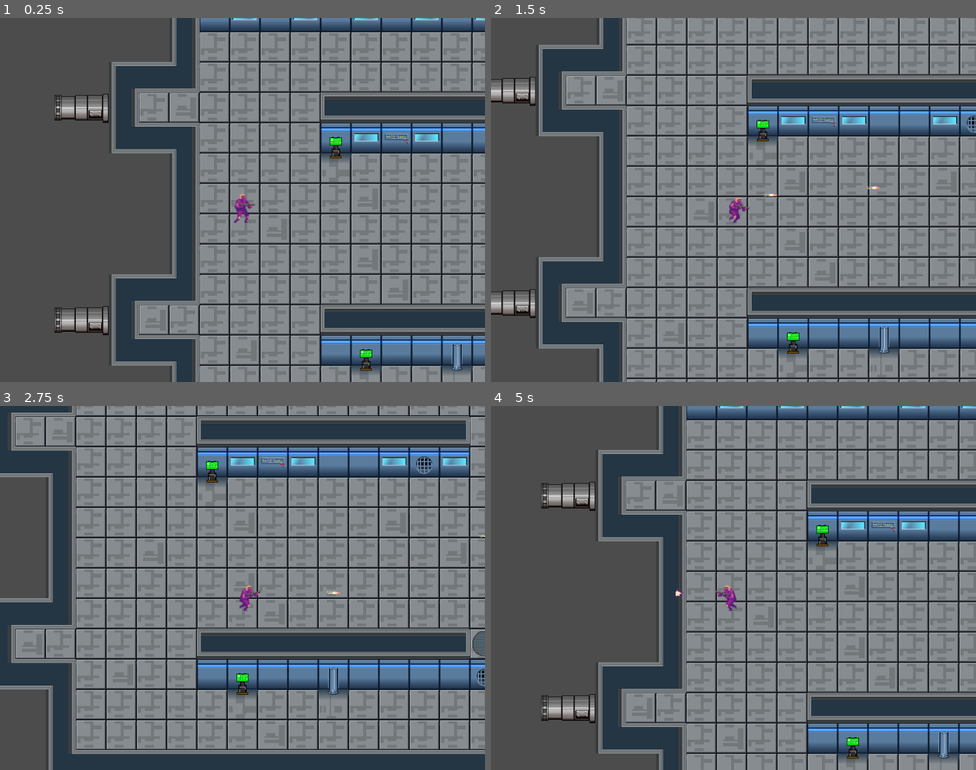
Above: before the commit, frames 1-4 (two rows, left to right).
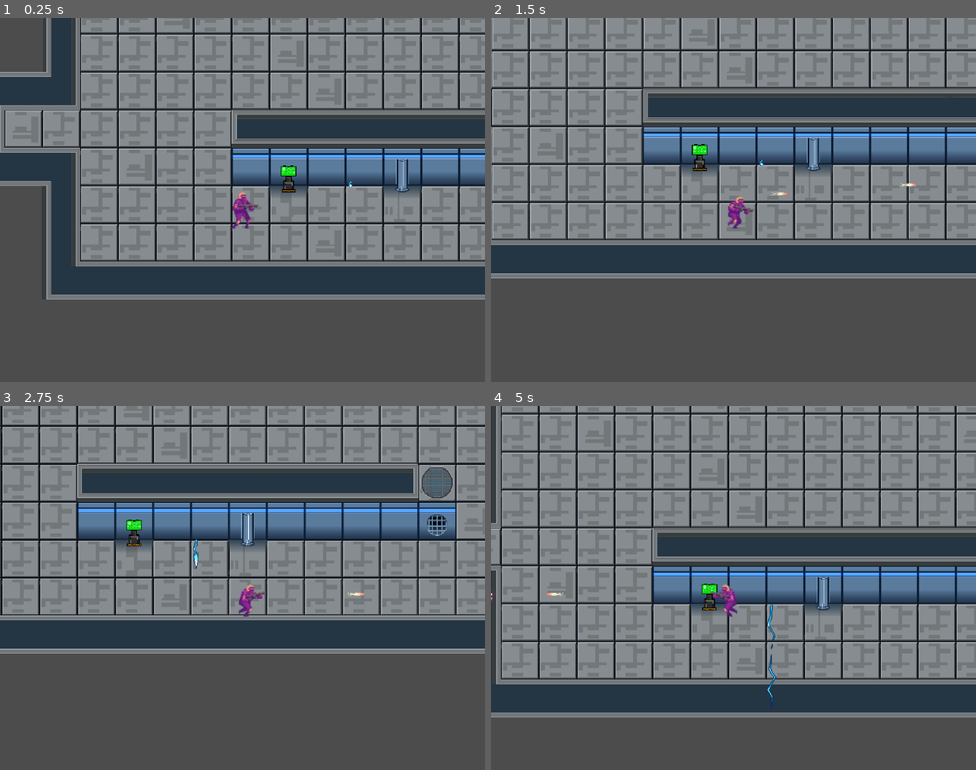
Above: after the commit, the same moments.

Repository: Josemascherpa/FinalGodot
Game: Godot game, scene res://Niveles/Level1.tscn
Same seed, same stepped clock (60 frames per second), same inputs: the game is played once before the commit and once after it.
Inputs:
- Up to frame 1 (0.25 s): no input
- Up to frame 2 (1.5 s): tap Enter at 0.5 s; hold D (move_right) 0.53-1.28 s; tap Space (Shot) at 0.6, 1.35 s; hold S (move_down) from 1.28 s (still down)
- Up to frame 3 (2.75 s): release S (move_down) at 2.03 s; hold D (move_right) from 2.03 s (still down); tap Space (Shot) at 2.1 s
- Up to frame 4 (5 s): release D (move_right) at 2.78 s; hold W (move_up) 2.78-3.53 s; tap Space (Shot) at 2.85, 3.6, 4.35 s; hold A (move_left) from 3.53 s (still down)

The runs differ from the first frame. In frame 1, 64% of the frame differs, in the area x 0-100%, y 0-100%; in frame 2, 67%; in frame 3, 70%; in frame 4, 68%.

Commit message:
Primera Trampa

Diff:
--- a/Niveles/Level1.tscn
+++ b/Niveles/Level1.tscn
@@ -1,7 +1,109 @@
-[gd_scene load_steps=3 format=2]
+[gd_scene load_steps=18 format=2]
 
 [ext_resource path="res://Tileset/Ship.tres" type="TileSet" id=1]
 [ext_resource path="res://Sprites && Escenas/Player/Player.tscn" type="PackedScene" id=2]
+[ext_resource path="res://Trampas/Rayo/ray.png" type="Texture" id=3]
+[ext_resource path="res://Niveles/Ray.gd" type="Script" id=4]
+
+[sub_resource type="RectangleShape2D" id=15]
+extents = Vector2( 2, 1.5 )
+
+[sub_resource type="RectangleShape2D" id=4]
+extents = Vector2( 7.25, 30.5 )
+
+[sub_resource type="RectangleShape2D" id=5]
+extents = Vector2( 8.75, 72.5 )
+
+[sub_resource type="RectangleShape2D" id=6]
+extents = Vector2( 9.375, 96.25 )
+
+[sub_resource type="RectangleShape2D" id=7]
+extents = Vector2( 8, 96.2857 )
+
+[sub_resource type="RectangleShape2D" id=8]
+extents = Vector2( 10, 95.5 )
+
+[sub_resource type="RectangleShape2D" id=9]
+extents = Vector2( 10, 96.5 )
+
+[sub_resource type="RectangleShape2D" id=10]
+extents = Vector2( 7.5, 96 )
+
+[sub_resource type="RectangleShape2D" id=11]
+extents = Vector2( 7, 96 )
+
+[sub_resource type="RectangleShape2D" id=12]
+extents = Vector2( 6.50001, 95 )
+
+[sub_resource type="RectangleShape2D" id=13]
+extents = Vector2( 6, 90.5 )
+
+[sub_resource type="RectangleShape2D" id=14]
+extents = Vector2( 7, 29 )
+
+[sub_resource type="Animation" id=2]
+resource_name = "ray"
+length = 2.5
+tracks/0/type = "value"
+tracks/0/path = NodePath("Sprite:frame")
+tracks/0/interp = 1
+tracks/0/loop_wrap = true
+tracks/0/imported = false
+tracks/0/enabled = true
+tracks/0/keys = {
+"times": PoolRealArray( 0, 0.1, 0.3, 0.5, 0.7, 0.9, 1.1, 1.3, 1.5, 1.7, 1.9, 2.1, 2.3 ),
+"transitions": PoolRealArray( 1, 1, 1, 1, 1, 1, 1, 1, 1, 1, 1, 1, 1 ),
+"update": 1,
+"values": [ 10, 10, 11, 13, 1, 2, 3, 4, 5, 6, 7, 8, 9 ]
+}
+tracks/1/type = "value"
+tracks/1/path = NodePath("CollisionShape2D:shape")
+tracks/1/interp = 1
+tracks/1/loop_wrap = true
+tracks/1/imported = false
+tracks/1/enabled = true
+tracks/1/keys = {
+"times": PoolRealArray( 0, 0.1, 0.3, 0.5, 0.7, 0.9, 1.1, 1.3, 1.5, 1.7, 1.9, 2.1, 2.3 ),
+"transitions": PoolRealArray( 1, 1, 1, 1, 1, 1, 1, 1, 1, 1, 1, 1, 1 ),
+"update": 1,
+"values": [ SubResource( 15 ), SubResource( 4 ), SubResource( 5 ), SubResource( 6 ), SubResource( 6 ), SubResource( 7 ), SubResource( 8 ), SubResource( 9 ), SubResource( 10 ), SubResource( 11 ), SubResource( 12 ), SubResource( 13 ), SubResource( 14 ) ]
+}
+tracks/2/type = "value"
+tracks/2/path = NodePath("CollisionShape2D:position")
+tracks/2/interp = 1
+tracks/2/loop_wrap = true
+tracks/2/imported = false
+tracks/2/enabled = true
+tracks/2/keys = {
+"times": PoolRealArray( 0, 0.1, 0.3, 0.5, 0.7, 0.9, 1.1, 1.3, 1.5, 1.7, 1.9, 2.1, 2.3 ),
+"transitions": PoolRealArray( 1, 1, 1, 1, 1, 1, 1, 1, 1, 1, 1, 1, 1 ),
+"update": 0,
+"values": [ Vector2( 0, -104.5 ), Vector2( 1.5, -67 ), Vector2( 0.25, -24.5 ), Vector2( 2, -0.25 ), Vector2( 1.77778, -7.66667 ), Vector2( 1, 0 ), Vector2( 0.857117, -0.5 ), Vector2( 0.714233, -0.5 ), Vector2( 1.5, 0 ), Vector2( 1, -1 ), Vector2( 2.5, -1 ), Vector2( 2, -4.5 ), Vector2( 0, -67 ) ]
+}
+tracks/3/type = "value"
+tracks/3/path = NodePath("Sprite:scale")
+tracks/3/interp = 1
+tracks/3/loop_wrap = true
+tracks/3/imported = false
+tracks/3/enabled = true
+tracks/3/keys = {
+"times": PoolRealArray( 0, 0.1, 0.3, 0.5, 0.7, 0.9, 1.1, 1.3, 1.5, 1.7, 1.9, 2.1, 2.3 ),
+"transitions": PoolRealArray( 1, 1, 1, 1, 1, 1, 1, 1, 1, 1, 1, 1, 1 ),
+"update": 0,
+"values": [ Vector2( 1, 0.152582 ), Vector2( 1, 1 ), Vector2( 1, 1 ), Vector2( 1, 1 ), Vector2( 1, 1 ), Vector2( 1, 1 ), Vector2( 1, 1 ), Vector2( 1, 1 ), Vector2( 1, 1 ), Vector2( 1, 1 ), Vector2( 1, 1 ), Vector2( 1, 1 ), Vector2( 1, 1 ) ]
+}
+tracks/4/type = "value"
+tracks/4/path = NodePath("Sprite:position")
+tracks/4/interp = 1
+tracks/4/loop_wrap = true
+tracks/4/imported = false
+tracks/4/enabled = true
+tracks/4/keys = {
+"times": PoolRealArray( 0, 0.1, 0.3, 0.5, 0.7, 0.9, 1.1, 1.3, 1.5, 1.7, 1.9, 2.1, 2.3 ),
+"transitions": PoolRealArray( 1, 1, 1, 1, 1, 1, 1, 1, 1, 1, 1, 1, 1 ),
+"update": 0,
+"values": [ Vector2( 0, -90.25 ), Vector2( 0, 7.62939e-06 ), Vector2( 0, 0 ), Vector2( 0, 0 ), Vector2( 0, 0 ), Vector2( 0, 0 ), Vector2( 0, 0 ), Vector2( 0, 0 ), Vector2( 0, 0 ), Vector2( 0, 0 ), Vector2( 0, 0 ), Vector2( 0, 0 ), Vector2( 0, 0 ) ]
+}
 
 [node name="Level1" type="Node2D"]
 
@@ -12,3 +114,29 @@
 tile_data = PoolIntArray( -196604, -536870869, 0, -196603, -2147483608, 0, -196602, -2147483608, 0, -196601, -214748360 …(8522 unchanged characters)…
 
 [node name="Player" parent="." instance=ExtResource( 2 )]
+position = Vector2( 660, 883 )
+z_index = 1
+
+[node name="Ray" type="Area2D" parent="."]
+position = Vector2( 841, 957 )
+script = ExtResource( 4 )
+
+[node name="CollisionShape2D" type="CollisionShape2D" parent="Ray"]
+position = Vector2( 0, -104.5 )
+shape = SubResource( 15 )
+
+[node name="Sprite" type="Sprite" parent="Ray"]
+position = Vector2( 0, -90.25 )
+scale = Vector2( 1, 0.152582 )
+texture = ExtResource( 3 )
+hframes = 7
+vframes = 2
+frame = 10
+
+[node name="AnimationPlayer" type="AnimationPlayer" parent="Ray"]
+playback_speed = 1.5
+anims/ray = SubResource( 2 )
+
+[node name="Timer" type="Timer" parent="Ray"]
+wait_time = 3.0
+autostart = true
--- /dev/null
+++ b/Niveles/Ray.gd
@@ -0,0 +1,9 @@
+extends Area2D
+
+func _ready():
+	pass # Replace with function body.
+
+func _process(delta):
+	if($Timer.time_left<=0.3):
+		$AnimationPlayer.play("ray")
+		$Timer.start()
--- /dev/null
+++ b/Niveles/Shield.gd
@@ -0,0 +1,14 @@
+extends Area2D
+
+
+func _on_Shield_body_entered(body):
+	if(body.get_name()=="Player"):
+		if(body.protectShield!=null):
+			body.protectShield.queue_free()
+			body.shieldPU=true
+			body.TimingShield.start(body.cooldown)
+			queue_free()
+		else:
+			body.TimingShield.start(body.cooldown)
+			body.shieldPU=true
+			queue_free()
--- /dev/null
+++ b/PowerUps/Protect/Shield.tscn
@@ -0,0 +1,57 @@
+[gd_scene load_steps=10 format=2]
+
+[ext_resource path="res://PowerUps/Protect/shield.png" type="Texture" id=1]
+[ext_resource path="res://Niveles/Shield.gd" type="Script" id=2]
+[ext_resource path="res://PowerUps/Protect/2.3.png" type="Texture" id=3]
+
+[sub_resource type="RectangleShape2D" id=1]
+
+[sub_resource type="Curve" id=5]
+min_value = -360.0
+max_value = 360.0
+_data = [ Vector2( 0, -39.2727 ), 0.0, 0.0, 0, 0, Vector2( 1, 72 ), 0.0, 0.0, 0, 0 ]
+
+[sub_resource type="CurveTexture" id=6]
+curve = SubResource( 5 )
+
+[sub_resource type="Gradient" id=3]
+offsets = PoolRealArray( 0.0124224, 1 )
+colors = PoolColorArray( 0, 0.941407, 1, 1, 0.919255, 0.995269, 1, 1 )
+
+[sub_resource type="GradientTexture" id=4]
+gradient = SubResource( 3 )
+
+[sub_resource type="ParticlesMaterial" id=2]
+emission_shape = 1
+emission_sphere_radius = 9.78
+flag_disable_z = true
+gravity = Vector3( 0, 0, 0 )
+initial_velocity = 8.0
+orbit_velocity = 0.0
+orbit_velocity_random = 0.0
+angle_curve = SubResource( 6 )
+scale = 0.04
+color = Color( 0, 0.941176, 1, 1 )
+color_ramp = SubResource( 4 )
+
+[node name="Shield" type="Area2D"]
+script = ExtResource( 2 )
+__meta__ = {
+"_editor_description_": ""
+}
+
+[node name="Sprite" type="Sprite" parent="."]
+scale = Vector2( 0.156, 0.156 )
+texture = ExtResource( 1 )
+
+[node name="CollisionShape2D" type="CollisionShape2D" parent="."]
+shape = SubResource( 1 )
+
+[node name="Particles2D" type="Particles2D" parent="."]
+position = Vector2( -11, -2 )
+amount = 6
+lifetime = 2.5
+process_material = SubResource( 2 )
+texture = ExtResource( 3 )
+
+[connection signal="body_entered" from="." to="." method="_on_Shield_body_entered"]
--- a/PowerUps/RainOfBullets/RainOfBullets.tscn
+++ b/PowerUps/RainOfBullets/RainOfBullets.tscn
@@ -1,9 +1,17 @@
-[gd_scene load_steps=7 format=2]
+[gd_scene load_steps=9 format=2]
 
 [ext_resource path="res://PowerUps/RainOfBullets/2.png" type="Texture" id=1]
 [ext_resource path="res://Niveles/RainOfBullets.gd" type="Script" id=2]
 
 [sub_resource type="RectangleShape2D" id=7]
+
+[sub_resource type="Curve" id=11]
+min_value = -360.0
+max_value = 360.0
+_data = [ Vector2( 0, -39.2727 ), 0.0, 0.0, 0, 0, Vector2( 1, 45.8182 ), 0.0, 0.0, 0, 0 ]
+
+[sub_resource type="CurveTexture" id=12]
+curve = SubResource( 11 )
 
 [sub_resource type="Gradient" id=8]
 offsets = PoolRealArray( 0, 0.658385, 1 )
@@ -22,6 +30,7 @@
 initial_velocity_random = 1.0
 orbit_velocity = 0.0
 orbit_velocity_random = 0.0
+angle_curve = SubResource( 12 )
 scale = 2.5
 color_ramp = SubResource( 9 )
 
--- a/Sprites && Escenas/Player/Player.gd
+++ b/Sprites && Escenas/Player/Player.gd
@@ -6,8 +6,12 @@
 onready var arrayPosition = [$Sprite/position1,$Sprite/position2,$Sprite/position3]
 var flip=1.5
 var rainOfBullets:bool=false
+var shieldPU:bool=false##BOLEANO PARA QE NO SE INSTANCIE EN CADA FRAME
 export var cooldown=5
 onready var TimingRainOfBullets = $TimerRainOfBullets
+onready var TimingShield = $TimerShield
+var protectShield#GUARDO INSTANCIA DEL ESCUDO PARA BORRARLA LUEGO
+var life=100
 
 func _ready():
 	set_process_input(true)
@@ -17,6 +21,10 @@
 		match rainOfBullets:
 			false: shot(bullet_normal,$Sprite.scale.x)
 			true: shotThree(bullet_normal,$Sprite.scale.x)
+	if(shieldPU):
+		protect()
+		shieldPU=false
+
 
 func _physics_process(_delta):
 	move_and_slide(moveAndAnimations())
@@ -47,9 +55,9 @@
 	return movement
 
 func protect():
-	var protect = shield.instance()
-	self.add_child(protect)
-	protect.position = $positionProtect.position
+	protectShield = shield.instance()
+	self.add_child(protectShield)
+	protectShield.position = $positionProtect.position
 
 func shot(bullet,directionX):
 	var bulletInst = bullet.instance()
@@ -66,3 +74,9 @@
 
 func _on_TimerRainOfBullets_timeout():
 	rainOfBullets=false
+	TimingRainOfBullets.stop()
+
+func _on_TimerShield_timeout():###SHIELD
+	protectShield.queue_free()
+	protectShield = null
+	TimingShield.stop()
--- a/Sprites && Escenas/Player/Player.tscn
+++ b/Sprites && Escenas/Player/Player.tscn
@@ -6,7 +6,7 @@
 [ext_resource path="res://Sprites && Escenas/Player/Player.gd" type="Script" id=4]
 
 [sub_resource type="RectangleShape2D" id=1]
-extents = Vector2( 10, 25.25 )
+extents = Vector2( 7.75, 25.5625 )
 
 [sub_resource type="Animation" id=4]
 resource_name = "Idle"
@@ -78,6 +78,7 @@
 
 [node name="Camera2D" type="Camera2D" parent="."]
 current = true
+zoom = Vector2( 0.8, 0.8 )
 
 [node name="Sprite" type="Sprite" parent="."]
 scale = Vector2( 1.5, 1.5 )
@@ -108,7 +109,7 @@
 }
 
 [node name="CollisionShape2D" type="CollisionShape2D" parent="."]
-position = Vector2( 2, 22.25 )
+position = Vector2( -0.75, 21 )
 shape = SubResource( 1 )
 
 [node name="AnimationPlayer" type="AnimationPlayer" parent="."]
@@ -129,4 +130,8 @@
 "_gizmo_extents_": 7.1
 }
 
+[node name="TimerShield" type="Timer" parent="."]
+wait_time = 5.0
+
 [connection signal="timeout" from="TimerRainOfBullets" to="." method="_on_TimerRainOfBullets_timeout"]
+[connection signal="timeout" from="TimerShield" to="." method="_on_TimerShield_timeout"]
Binary file added: PowerUps/Protect/2.3.png
Not shown, added: PowerUps/Protect/2.3.png.import
Binary file added: PowerUps/Protect/shield.png
Not shown, added: PowerUps/Protect/shield.png.import
Binary file added: Trampas/Rayo/ray.png
Not shown, added: Trampas/Rayo/ray.png.import
